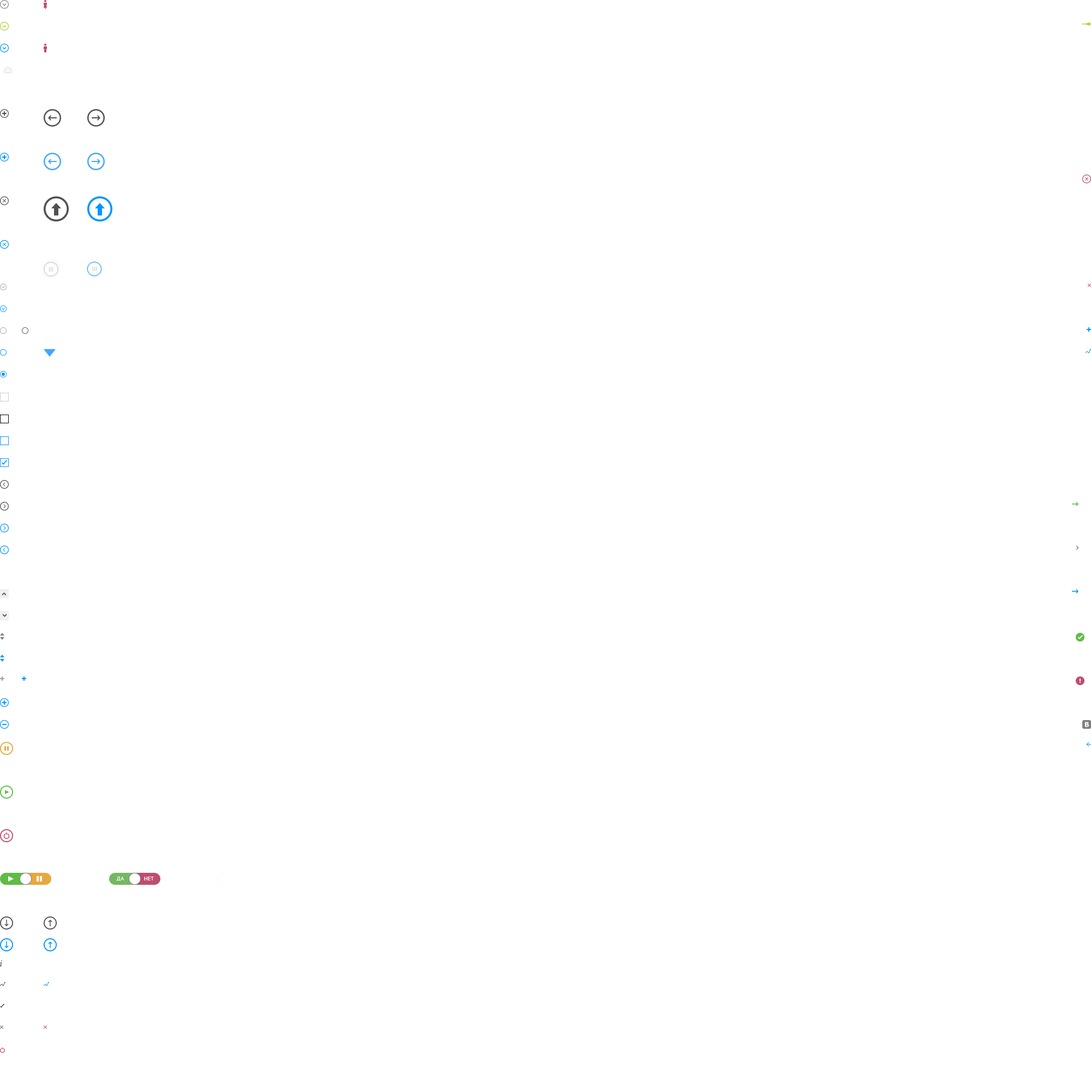
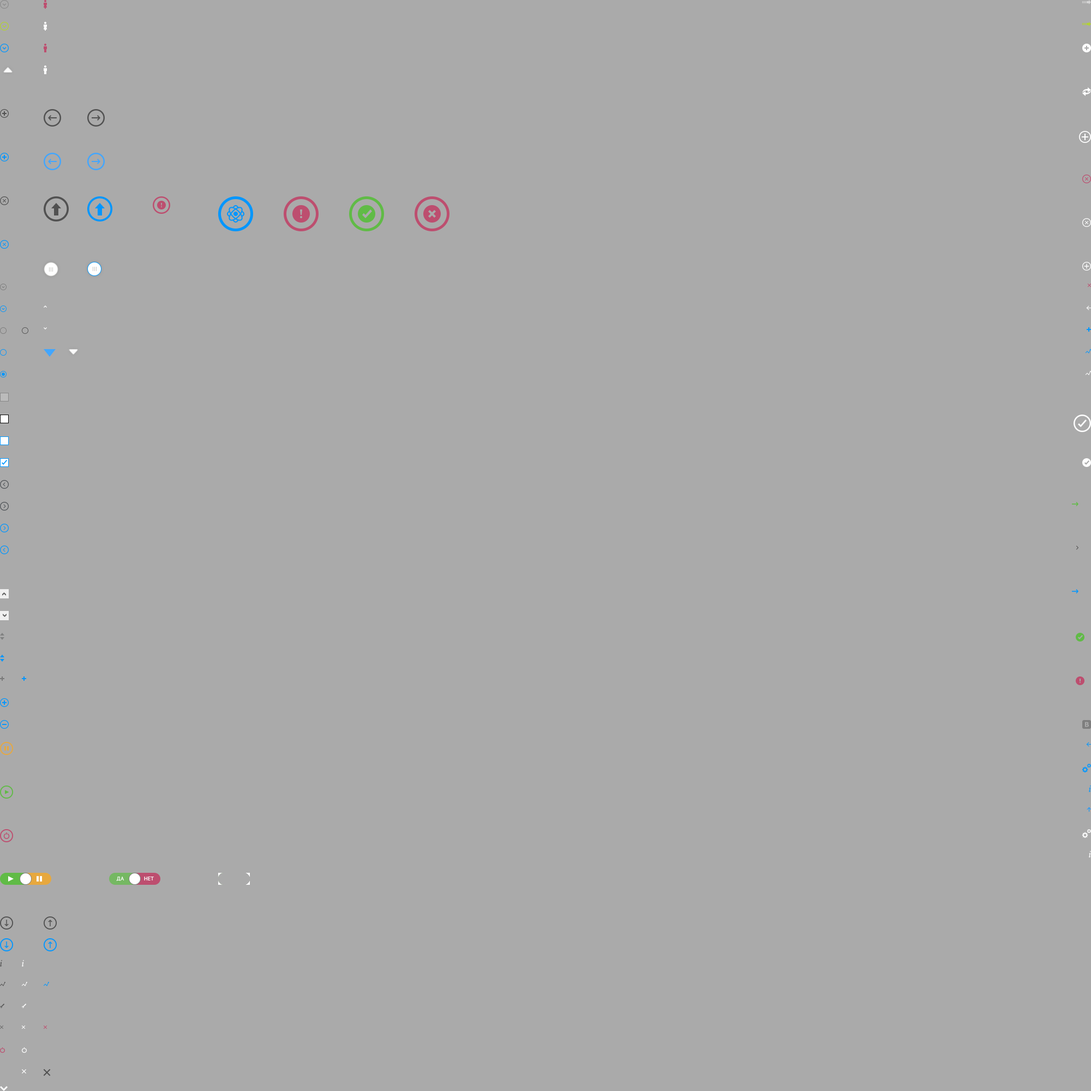
Layer changes from the first 1091 x 1091 image to the second:
added layer "close copy 16" above "arrow-simple-up copy 2" over [21, 1069, 27, 1075]
added layer "button-close" above "button-check" over [414, 196, 450, 232]
added layer "button-check" above "button-exclamation" over [349, 196, 385, 232]
added layer "button-exclamation" (2nd of 2) above "atom" over [283, 196, 319, 232]
added layer "atom" above "button-exclamation copy 4" over [218, 196, 254, 232]
added layer "button-exclamation copy 4" above "close" over [152, 196, 171, 214]
added layer "close" above "→" over [43, 1069, 51, 1077]
added layer "→" above "information copy 3" over [1087, 807, 1091, 813]
added layer "information copy 2" above "settings copy" over [1089, 785, 1091, 793]
added layer "settings copy" above "settings" over [1082, 829, 1091, 839]
added layer "settings" above "plus copy 5" over [1082, 764, 1091, 773]
added layer "Rectangle 8 copy 7" above "Rectangle 8 copy 6" over [69, 349, 78, 355]
showed "Background" over [0, 0, 1091, 1091]
